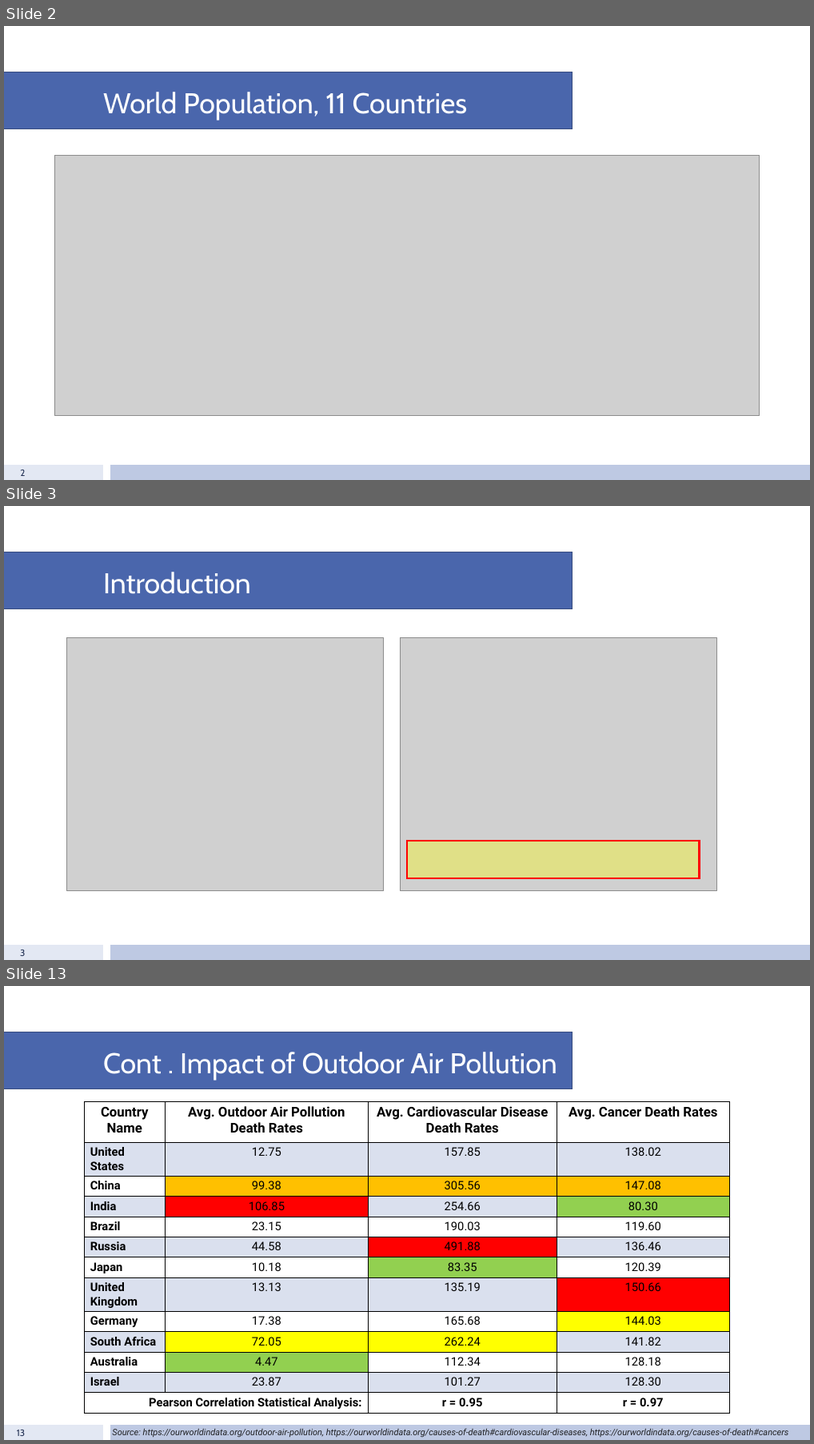
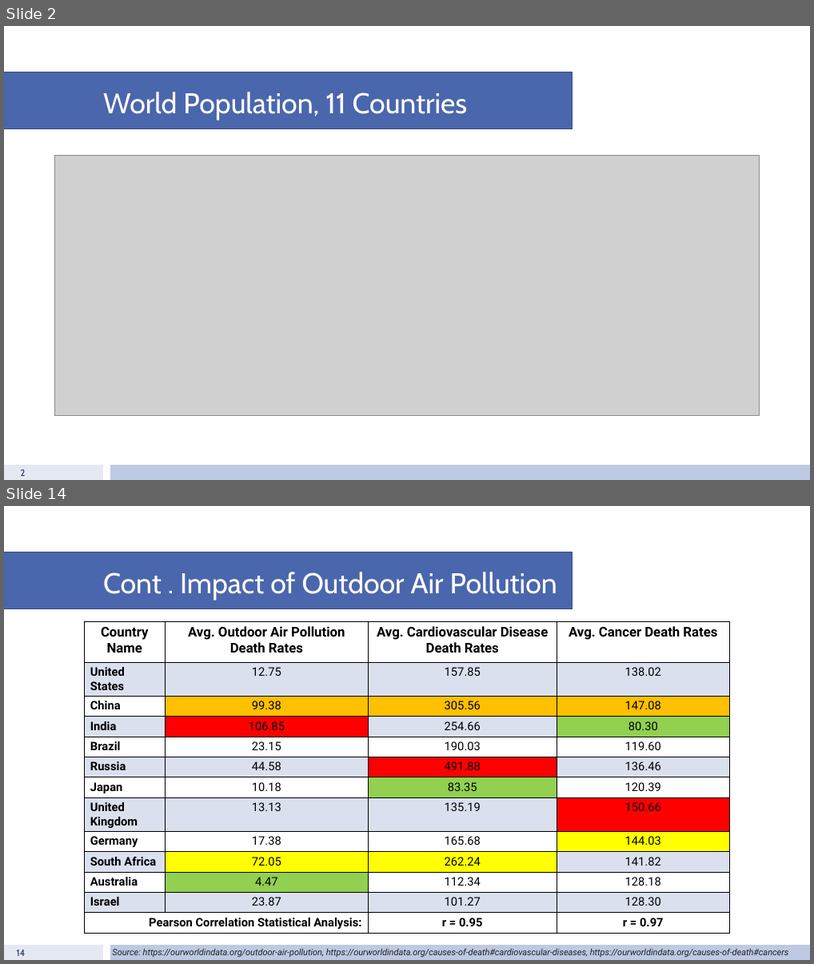
Before and after one commit to fiyang89/project-1-group-8, a slide deck: Population.pptx. Shown one above the other, each under a label of ours: slides 2, 3 and 13 before the commit, slides 2 and 14 after it; the slides between them are not shown. The pictures are 814x1444 and 814x964 pixels, drawn with LibreOffice and Linux fonts; fonts in the diff are those of the drawing; grey boxes stand for pictures. Boxes give left, top, right and bottom in pixels: in the first picture for what was removed or moved away, otherwise in the second. Text is boxed around its words. In the diff, an @@ line names an element or a change of style, - is before the commit and + after.

```diff
--- a/Population.pptx
+++ b/Population.pptx
@@ slide 3 removed at box(4, 506, 810, 960), background #FFFFFF; not listed: 2 template elements that a slide beside it also shows @@
@@ rectangle removed at box(4, 552, 573, 609) @@
@@ title removed at box(103, 572, 251, 594) @@
-Introduction
@@ picture removed at box(67, 638, 384, 891) @@
@@ picture removed at box(400, 638, 718, 891) @@
@@ rectangle removed at box(407, 840, 700, 878) @@
@@ page number removed at box(20, 949, 25, 956) @@
-3
@@ what was slide 13 is now slide 14 @@
@@ page number at box(17, 949, 26, 956): text changed @@
-13
+14
```
Also in this commit, not shown: 9 slides changed, 3 slides added, 1 other slide removed.
